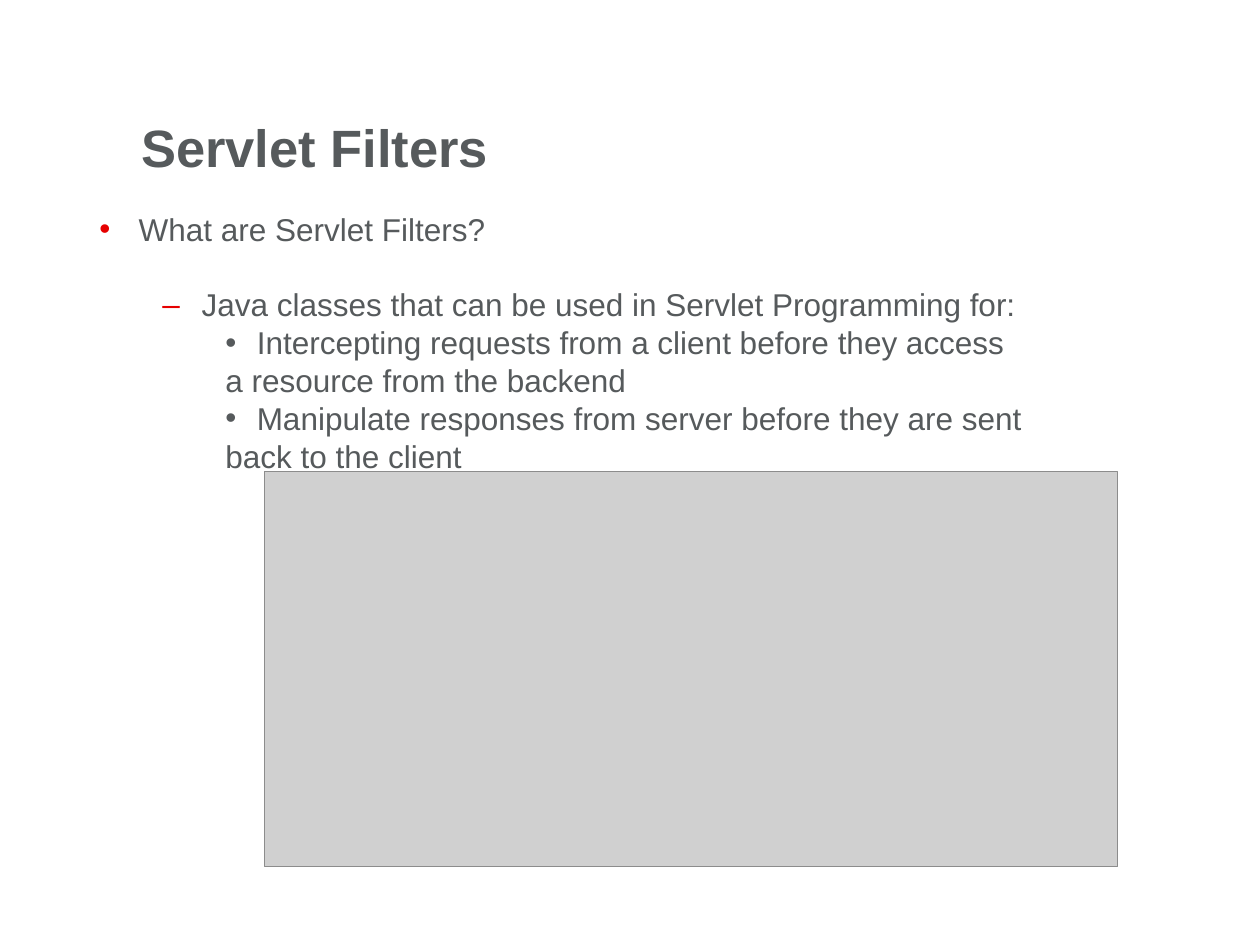
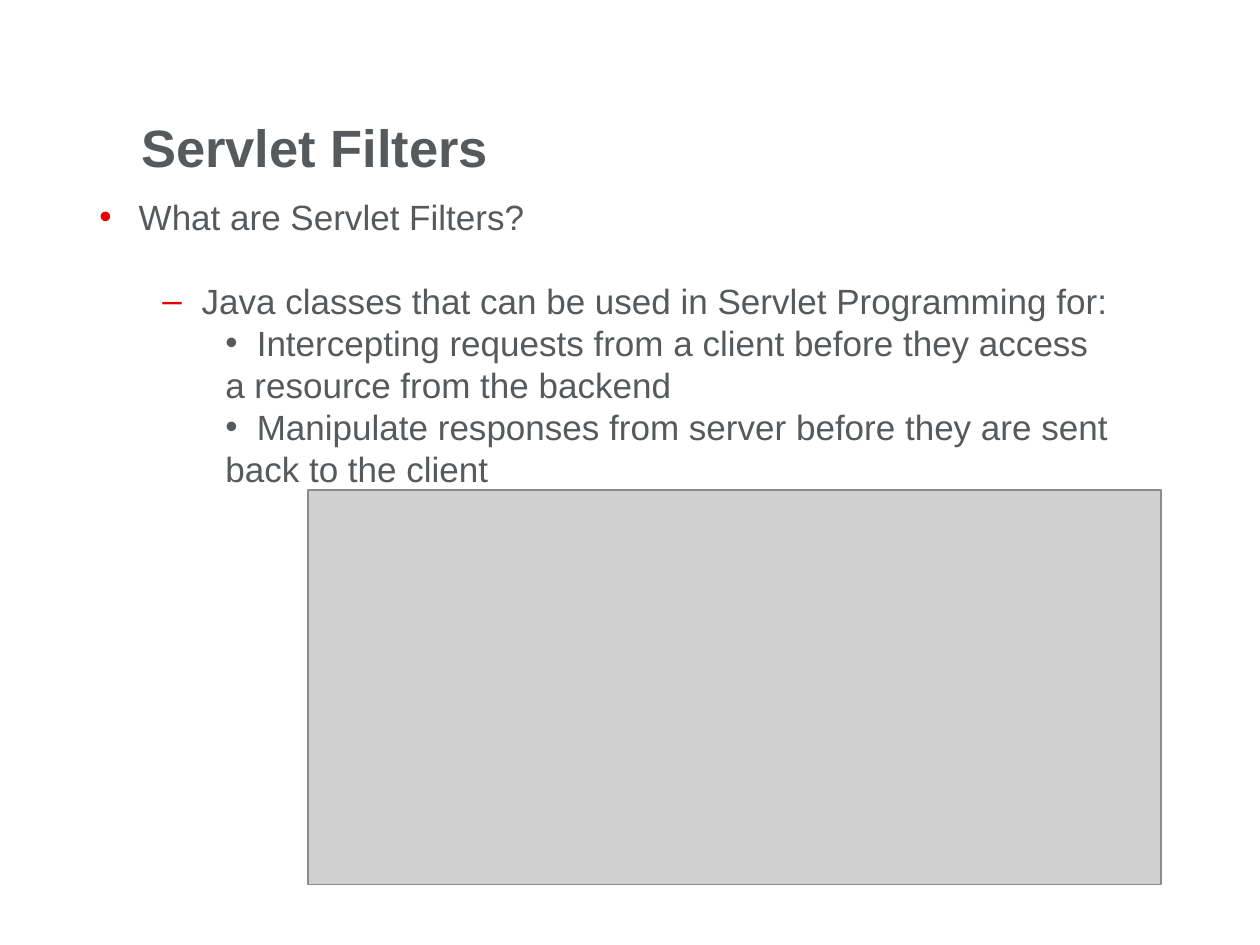
Before and after one commit to mihalceama/JavaDocs, a slide deck: slide 20 of Servlets/Day2/Docs/Web Presentation-Part2.pptx. Drawn at 1260x945 pixels with LibreOffice and Linux fonts; fonts in the diff are those of the drawing; grey boxes stand for pictures; background and template pictures are left out. Boxes give left, top, right and bottom in pixels: in the first picture for what was removed or moved away, otherwise in the second. Text is boxed around its words. In the diff, an @@ line names an element or a change of style, - is before the commit and + after.

Commit message:
Update Servlets Day2 docs.

```diff
--- a/Servlets/Day2/Docs/Web Presentation-Part2.pptx
+++ b/Servlets/Day2/Docs/Web Presentation-Part2.pptx
@@ text "What are Servlet Filters?" at bbox=[139, 204, 1107, 483]: size 18 to 20 pt @@
@@ picture: place and size @@
-picture at bbox=[265, 471, 1118, 866]
+picture at bbox=[307, 490, 1160, 885]
```
Also in this commit, not shown: 1 other slide changed, 2 other files.
